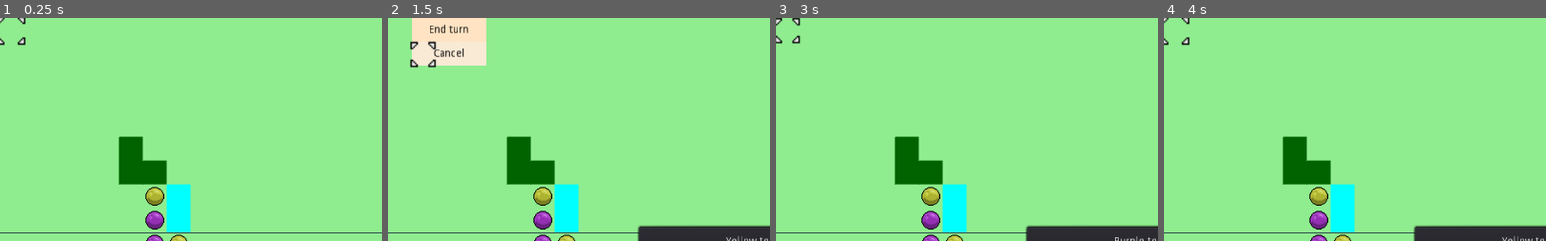
Above: before the commit, frames 1-4 (left to right).
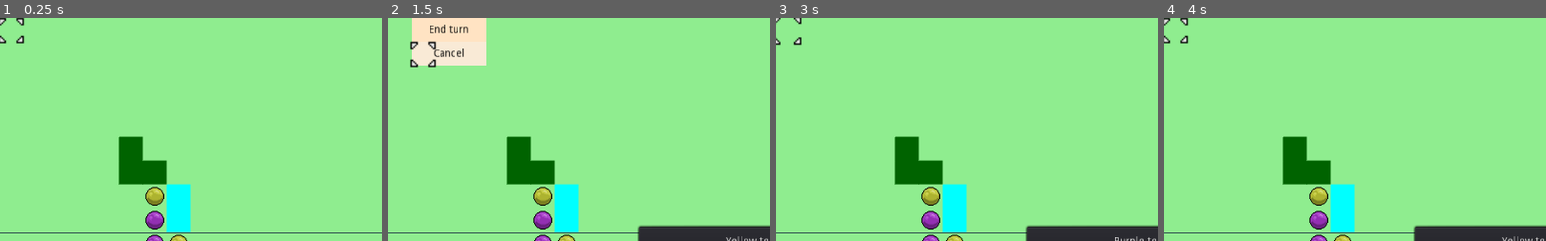
Above: after the commit, the same moments.

Repository: DaveRendell/gridcursor
Game: Godot game, scene res://src/map/SquareGrid.tscn
Same seed, same stepped clock (60 frames per second), same inputs: the game is played once before the commit and once after it.
Inputs (mouse positions are % of the whole screen's width and height, from its top left):
- Up to frame 1 (0.25 s): no input
- Up to frame 2 (1.5 s): tap Enter (ui_accept) at 0.5, 0.77 s; move the mouse to (72, 45) at 0.52 s; hold Right (ui_right) 0.53-1.28 s; click (72, 45) at 0.67 s; move the mouse to (30, 55) at 1.27 s; hold Down (ui_down) from 1.28 s (still down)
- Up to frame 3 (3 s): tap Enter (ui_accept) at 1.52, 2 s; move the mouse to (60, 28) at 2.02 s; release Down (ui_down) at 2.03 s; hold Right (ui_right) 2.03-2.78 s; move the mouse to (45, 70) at 2.77 s; hold Up (ui_up) from 2.78 s (still down); click (45, 70) at 2.92 s
- Up to frame 4 (4 s): tap Enter (ui_accept) at 3.02, 3.77 s; move the mouse to (80, 65) at 3.52 s; release Up (ui_up) at 3.53 s; hold Left (ui_left) from 3.53 s (still down)
The pictures show only the part of the screen within x 0-50%, y 0-50%; the shares and areas given below are measured in that part.

The runs differ from the first frame. In frame 1, 0.3% of the frame differs, in the area x 0-7%, y 0-13%; in frame 2, nothing differs; in frame 3, 0.3%; in frame 4, 0.3%.

Commit message:
Optimise movement and attack select for multiple attacks

Diff:
--- a/src/coordinate/coordinate_map.gd
+++ b/src/coordinate/coordinate_map.gd
@@ -4,7 +4,7 @@
 
 var data: Array = []
 
-func _init(width: int = 0, height: int = 0, grid_nodes: Array = [], default = 0):
+func _init(width: int = 0, height: int = 0, grid_nodes: Array = [], default = null):
 	data.resize(width)
 	for i in width:
 		var col = []
@@ -29,3 +29,11 @@
 		for j in data[0].size():
 			out.append(Coordinate.new(i, j))
 	return out
+
+func non_empty_coordinates() -> Array:
+	var out = []
+	for i in data.size():
+		for j in data[0].size():
+			if data[i][j]:
+				out.append(Coordinate.new(i, j))
+	return out
--- a/src/map/SquareGrid.tscn
+++ b/src/map/SquareGrid.tscn
@@ -9,6 +9,9 @@
 
 [node name="Background" parent="." index="0"]
 show_behind_parent = true
+
+[node name="Cursor" parent="." index="1"]
+frame = 1
 
 [node name="Unit" parent="GridNodes" index="0" instance=ExtResource( 4 )]
 x = 6
--- a/src/map/Unit.gd
+++ b/src/map/Unit.gd
@@ -5,7 +5,7 @@
 export var movement_type = "foot"
 var attacks = [
 	Attack.new("Greatsword", 1, 1),
-	Attack.new("Shortbow", 2, 6),
+	#Attack.new("Shortbow", 2, 6),
 ]
 
 export var team = 0
@@ -20,11 +20,12 @@
 }
 var unit_state: int = 0
 
-var movement_remaining: CoordinateMap = null
+var remaining_movement_at_cell: CoordinateMap = null
+var default_attack_sources: CoordinateMap = null
+var all_attack_sources: CoordinateMap = null
 var movement_options: CoordinateList = null
 var empty_movement_options: CoordinateList = null
-var attack_options: Array = []
-var all_attack_options: CoordinateList = null
+var attack_options: CoordinateList = null
 
 var new_menu = preload("res://src/menu/Menu.tscn")
 
@@ -36,11 +37,7 @@
 
 func select(map: Map):
 	if unit_state == UnitState.UNSELECTED and map.current_turn == team:
-		movement_remaining = calculate_movement_remaining(map)
-		movement_options = calculate_movement_options()
-		empty_movement_options = calculate_empty_movement_options(map)
-		attack_options = calculate_attack_options(map)
-		all_attack_options = calculate_all_attack_options(map)
+		calculate_options(map)
 		state_to_selected(map, CoordinateList.new([coordinate()]))
 
 func state_to_unselected(map: Map):
@@ -53,12 +50,12 @@
 	print("Unit state: Selected")
 	unit_state = UnitState.SELECTED
 
-	var all_options = empty_movement_options.concat(all_attack_options)
+	var all_options = empty_movement_options.concat(attack_options)
 
 	# Set map to display possible movement options and show movement path
 	map.clear_highlights()
 	map.add_highlights(movement_options, Color.lightblue)
-	map.add_highlights(all_attack_options, Color.lightpink)
+	map.add_highlights(attack_options, Color.lightpink)
 	map.path = initial_path
 	map.connect("cursor_move", self, "handle_cursor_move")
 
@@ -79,14 +76,14 @@
 			var tween = animate_movement_along_path(map)
 			yield(tween, "finished")
 			state_to_action_select(map, path)
-		if all_attack_options.has(clicked_cell):
+		if attack_options.has(clicked_cell):
 			var path: CoordinateList
 			if map.path.size() == 0:
 				map.path = map.path.append(coordinate())
-			if get_attack_options(map, map.path.last()).has(clicked_cell):
+			if all_attack_sources.at(clicked_cell).has(map.path.last()):
 				path = map.path
 			else:
-				path = get_path_to_coords(map, get_node_can_attack_from(map, clicked_cell))
+				path = get_path_to_coords(map, default_attack_sources.at(clicked_cell))
 			map.path = path
 			map.disconnect("cursor_move", self, "handle_cursor_move")
 			var tween = animate_movement_along_path(map)
@@ -98,10 +95,11 @@
 	print("Unit state: Action select")
 	unit_state = UnitState.ACTION_SELECT
 	var new_location = path.last()
-	var attack_options = get_attack_options(map, new_location) # TODO: Get options from all attacks
+
+	var attack_options = valid_attacks(map, new_location)
 
 	var menu_options = ["Wait", "Cancel"]
-	if attack_options.size() > 0:
+	if attack_options.non_empty_coordinates().size() > 0:
 		menu_options.push_front("Attack")
 
 	var menu = new_menu.instance()
@@ -125,7 +123,7 @@
 func state_to_attack_select(map: Map, path: CoordinateList, new_location: Coordinate):
 	print("Unit state: Attack select")
 	unit_state = UnitState.ATTACK_SELECT
-	var attack_options = get_attack_options(map, new_location)
+	var attack_options = CoordinateList.new(valid_attacks(map, new_location).non_empty_coordinates())
 	map.clear_highlights()
 	map.add_highlights(attack_options, Color.lightpink)
 
@@ -186,62 +184,6 @@
 	map.send_clicks_as_signal = false
 	map.clickable_cells = null
 
-func get_attack_options(map: Map, coordinate: Coordinate) -> CoordinateList:
-	var out = CoordinateList.new()
-	var node_array = map.node_array()
-	for target_coordinate in node_array.coordinates():
-		var node = node_array.at(target_coordinate)
-		if node and node.team != team:
-			var distance = map.distance(coordinate, target_coordinate)
-			var in_range = false
-			for attack in attacks:
-				if distance >= attack.min_range and distance <= attack.max_range:
-					out = out.append(target_coordinate)
-	return out
-
-func calculate_options_for_attack(map: Map, attack: Attack) -> CoordinateList:
-	var out = CoordinateList.new()
-	for movement_option in movement_options.to_array():
-		var attack_options = get_attack_options(map, movement_option)
-		for attack_option in attack_options.to_array():
-			if !out.has(attack_option):
-				out = out.append(attack_option)
-
-	all_attack_options = out
-	return out
-
-func calculate_attack_options(map: Map) -> Array:
-	var out = []
-	for i in attacks.size():
-		var attack = attacks[i]
-		var options = calculate_options_for_attack(map, attack)
-		out.append(options)
-	return out
-
-func calculate_all_attack_options(map: Map) -> CoordinateList:
-	var out = CoordinateList.new()
-	for i in attacks.size():
-		var attack_option = attack_options[i]
-		print(attack_option)
-		out = out.concat(attack_option)
-		print(out)
-	return out
-
-func get_node_can_attack_from(map: Map, target_coords: Coordinate) -> Coordinate:
-	var option = null
-	var best_remain = -1
-
-	for movement_option in empty_movement_options.to_array():
-		var node = map.node_array().at(movement_option)
-		if !node or node.coordinate().equals(coordinate()):
-			if get_attack_options(map, movement_option).has(target_coords):
-				var remain = movement_remaining.at(movement_option)
-				if remain > best_remain:
-					best_remain = remain
-					option = movement_option
-	return option
-
-
 func animate_movement_along_path(map: Map) -> SceneTreeTween:
 	var tween = get_tree().create_tween()
 	if map.path.size() <= 1:
@@ -263,19 +205,26 @@
 	map.send_clicks_as_signal = false
 	map.disconnect("cursor_move", self, "handle_cursor_move")
 	map.path = CoordinateList.new()
-	movement_remaining = null
-	all_attack_options = null
+
+	remaining_movement_at_cell = null
+	default_attack_sources = null
+	all_attack_sources = null
+	movement_options = null
 	empty_movement_options = null
+	attack_options = null
+
 	yield(get_tree(), "idle_frame")
 	map.set_active(true)
 
 
 func handle_cursor_move(map: Map):
-	if all_attack_options.has(map.cursor):
-		if map.path.size() > 0 and empty_movement_options.has(map.path.last()) and get_attack_options(map, map.path.last()).has(map.cursor):
+	if attack_options.has(map.cursor):
+		if map.path.size() > 0\
+		and empty_movement_options.has(map.path.last())\
+		and all_attack_sources.at(map.cursor).has(map.path.last()):
 			return
 		else:
-			var cell_to_end_path_at = get_node_can_attack_from(map, map.cursor)
+			var cell_to_end_path_at = default_attack_sources.at(map.cursor).source
 			var auto_path = get_path_to_coords(map, cell_to_end_path_at)
 			if auto_path.size() > 0:
 				map.path = auto_path
@@ -308,45 +257,74 @@
 		map.path = auto_path
 		map.update()
 
-func calculate_movement_remaining(map: Map) -> CoordinateMap:
-	# Generate grid containing movement free at each tile, initialise with all -1
-	var remaining_movement = CoordinateMap.new(map.grid_width, map.grid_height, [], -1)
-	var node_array = map.node_array()
-
-	remaining_movement.set_value(coordinate(), movement)
+# CoordinateMap to array of sorted attack inds from position u
+func valid_attacks(map: Map, position: Coordinate) -> CoordinateMap:
+	var out = CoordinateMap.new(map.grid_width, map.grid_height)
+	for unit_coordinate in map.node_array().non_empty_coordinates():
+		var unit: Unit = map.node_array().at(unit_coordinate)
+		if unit.team != team:
+			var attacks_in_range = []
+			for i in attacks.size():
+				var attack = attacks[i]
+				if attack.can_attack_distance(map.distance(position, unit_coordinate)):
+					attacks_in_range.append(i)
+			if attacks_in_range.size() > 0:
+				out.set_value(unit_coordinate, attacks_in_range)
+	return out
+
+class AttackSource:
+	var attack_id: int
+	var source: Coordinate
+	func _init(attack_id: int, source: Coordinate):
+		self.attack_id = attack_id
+		self.source = source
+
+func calculate_options(map: Map) -> void:
+	remaining_movement_at_cell = CoordinateMap.new(map.grid_width, map.grid_width, [], -1) # -> int
+	default_attack_sources = CoordinateMap.new(map.grid_width, map.grid_height) # -> AttackSource
+	all_attack_sources = CoordinateMap.new(map.grid_width, map.grid_height, [], CoordinateList.new()) # -> CoordinateList
+	movement_options = CoordinateList.new()
+	empty_movement_options = CoordinateList.new([coordinate()])
+	attack_options = CoordinateList.new()
+
+	remaining_movement_at_cell.set_value(coordinate(), movement)
 	var updates = CoordinateList.new([coordinate()])
 
 	while updates.size() > 0:
-		var new_updates = CoordinateList.new([])
+		var new_updates = []
 		for u in updates.to_array():
-			var u_remain = remaining_movement.at(u)
+			var u_remain = remaining_movement_at_cell.at(u)
+
+			# Add to movement options if valid
+			if u_remain >= 0:
+				movement_options = movement_options.append(u)
+				if !map.node_array().at(u):
+					empty_movement_options = empty_movement_options.append(u)
+
+			# Check attacks from u
+			var attack_targets = valid_attacks(map, u)
+			for attack_target in attack_targets.non_empty_coordinates():
+				attack_options = attack_options.append(attack_target)
+				all_attack_sources.set_value(attack_target, all_attack_sources.at(attack_target).append(u))
+				var best_attack = attack_targets.at(attack_target)[0]
+				var existing_attacks_at_target: AttackSource = default_attack_sources.at(attack_target)
+
+				if !map.node_array().at(u)\
+				and (!existing_attacks_at_target\
+					or (existing_attacks_at_target.attack_id > best_attack)\
+					or u_remain > remaining_movement_at_cell.at(existing_attacks_at_target.source)):
+					default_attack_sources.set_value(attack_target, AttackSource.new(best_attack, u))
+
+			# Calculate adjacent movment options
 			var adjacent_cells = map.get_adjacent_cells(u)
-
 			for a in adjacent_cells.to_array():
 				var a_cost = movement_cost_of_cell(map, a)
 				if a_cost >= 0:
 					var a_remain = u_remain - a_cost
-					if a_remain > remaining_movement.at(a):
-						remaining_movement.set_value(a, a_remain)
-						new_updates = new_updates.append(a)
-		updates = new_updates
-
-	return remaining_movement
-
-func calculate_movement_options() -> CoordinateList:
-	var options = []
-	for coordinate in movement_remaining.coordinates():
-		if movement_remaining.at(coordinate) > -1:
-			options.append(coordinate)
-	return CoordinateList.new(options)
-
-func calculate_empty_movement_options(map: Map) -> CoordinateList:
-	var options = []
-	for coordinate in movement_options.to_array():
-		if not map.node_array().at(coordinate):
-			options.append(coordinate)
-	options.append(coordinate())
-	return CoordinateList.new(options)
+					if a_remain > remaining_movement_at_cell.at(a):
+						remaining_movement_at_cell.set_value(a, a_remain)
+						new_updates.append(a)
+		updates = CoordinateList.new(new_updates)
 
 func movement_cost_of_cell(map: Map, coordinate: Coordinate) -> int:
 	var terrain: int = map.terrain_grid.at(coordinate)
@@ -359,19 +337,19 @@
 
 func get_path_to_coords(map: Map, coordinate: Coordinate) -> CoordinateList:
 
-	if movement_remaining.at(coordinate) < 0:
+	if remaining_movement_at_cell.at(coordinate) < 0:
 		return CoordinateList.new([coordinate])
 
 	var out = CoordinateList.new([coordinate])
 	var u = coordinate
-	var u_remain = movement_remaining.at(coordinate)
+	var u_remain = remaining_movement_at_cell.at(coordinate)
 	while !u.equals(coordinate()):
 		var adjacent_cells = map.get_adjacent_cells(u)
 		var u_cost = movement_cost_of_cell(map, u)
 		for a in adjacent_cells.to_array():
 			var a_node = map.node_array().at(a)
 			if (a_node == null) or (a_node.team == team):
-				var a_remain = movement_remaining.at(a)
+				var a_remain = remaining_movement_at_cell.at(a)
 				if a_remain == u_remain + u_cost:
 					out = out.append(a)
 					u = a
--- a/src/map/attack.gd
+++ b/src/map/attack.gd
@@ -8,3 +8,6 @@
 	self.name = name
 	self.min_range = min_range
 	self.max_range = max_range
+
+func can_attack_distance(distance: int) -> bool:
+	return min_range <= distance and max_range >= distance
